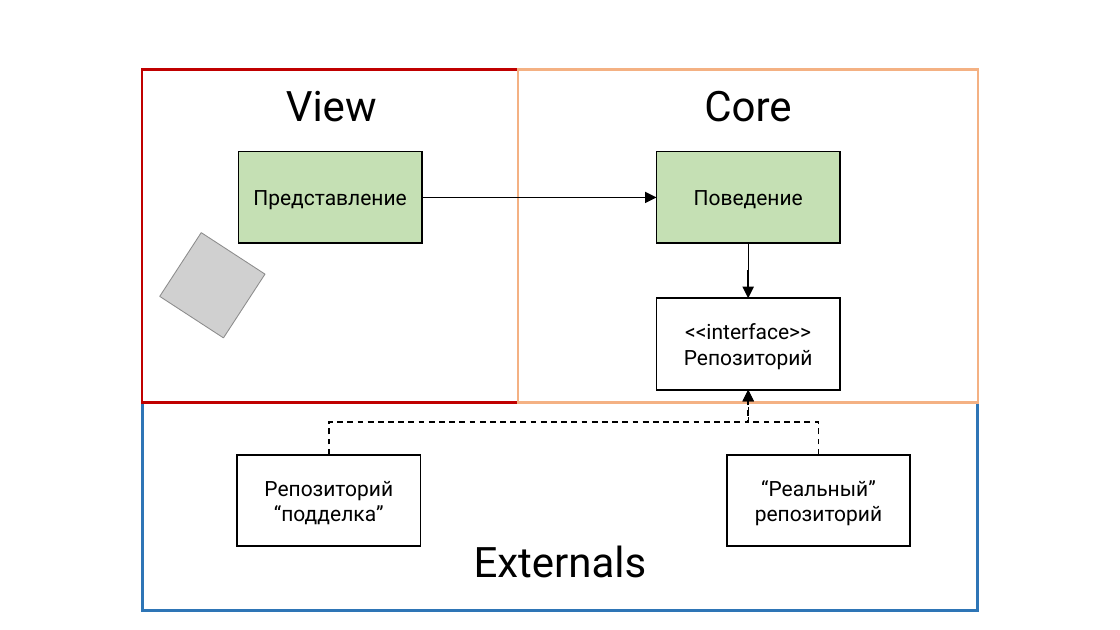
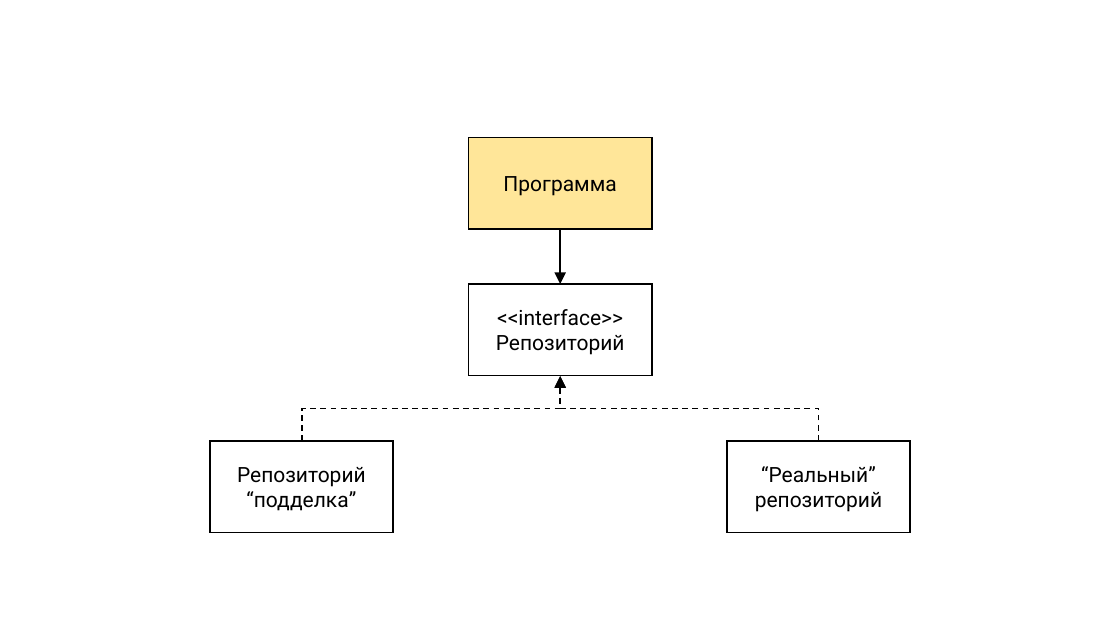
Before and after one commit to rkhaimov/brain-gym, a slide deck: slide 57 of Презентация.pptx (slide 71 before the commit). Drawn at 1120x630 pixels with LibreOffice and Linux fonts; fonts in the diff are those of the drawing; grey boxes stand for pictures. Boxes give left, top, right and bottom in pixels: in the first picture for what was removed or moved away, otherwise in the second. Text is boxed around its words. In the diff, an @@ line names an element or a change of style, - is before the commit and + after.

Commit message:
PPT Fixes

```diff
--- a/Презентация.pptx
+++ b/Презентация.pptx
@@ rectangle removed at [142, 70, 518, 403] @@
@@ rectangle removed at [518, 70, 978, 403] @@
@@ text removed at [286, 90, 377, 122] @@
-View
@@ text removed at [704, 90, 791, 122] @@
-Core
@@ rectangle added at [469, 138, 652, 229], fill #FFE699, outline #000000 1.5 pt, 18 pt, text #000000 @@
+Программа
@@ rectangle removed at [239, 151, 422, 243] @@
-Представление
@@ rectangle removed at [657, 151, 840, 243] @@
-Поведение
@@ elbow arrow removed from (422, 197) to (657, 197) @@
@@ picture removed at [159, 232, 265, 338] @@
@@ elbow arrow moved from (749, 244) - (749, 298) to (560, 229) - (560, 284) @@
@@ rectangle "<<interface>>": place and size @@
-rectangle "<<interface>>" at [657, 298, 840, 390]
+rectangle "<<interface>>" at [469, 284, 652, 376]
@@ elbow arrow moved from (329, 455) - (749, 390) to (302, 441) - (560, 376) @@
@@ elbow arrow moved from (818, 455) - (749, 390) to (818, 441) - (560, 376) @@
@@ rectangle removed at [142, 403, 978, 611] @@
@@ rectangle "Репозиторий “подделка”": place and size @@
-rectangle "Репозиторий “подделка”" at [237, 455, 420, 546]
+rectangle "Репозиторий “подделка”" at [210, 441, 393, 533]
@@ rectangle "“Реальный” репозиторий": place and size @@
-rectangle "“Реальный” репозиторий" at [727, 455, 910, 546]
+rectangle "“Реальный” репозиторий" at [727, 441, 910, 533]
@@ text removed at [474, 545, 647, 578] @@
-Externals
```
Also in this commit, not shown: 18 other slides changed, 7 slides added, 1 slide removed.
